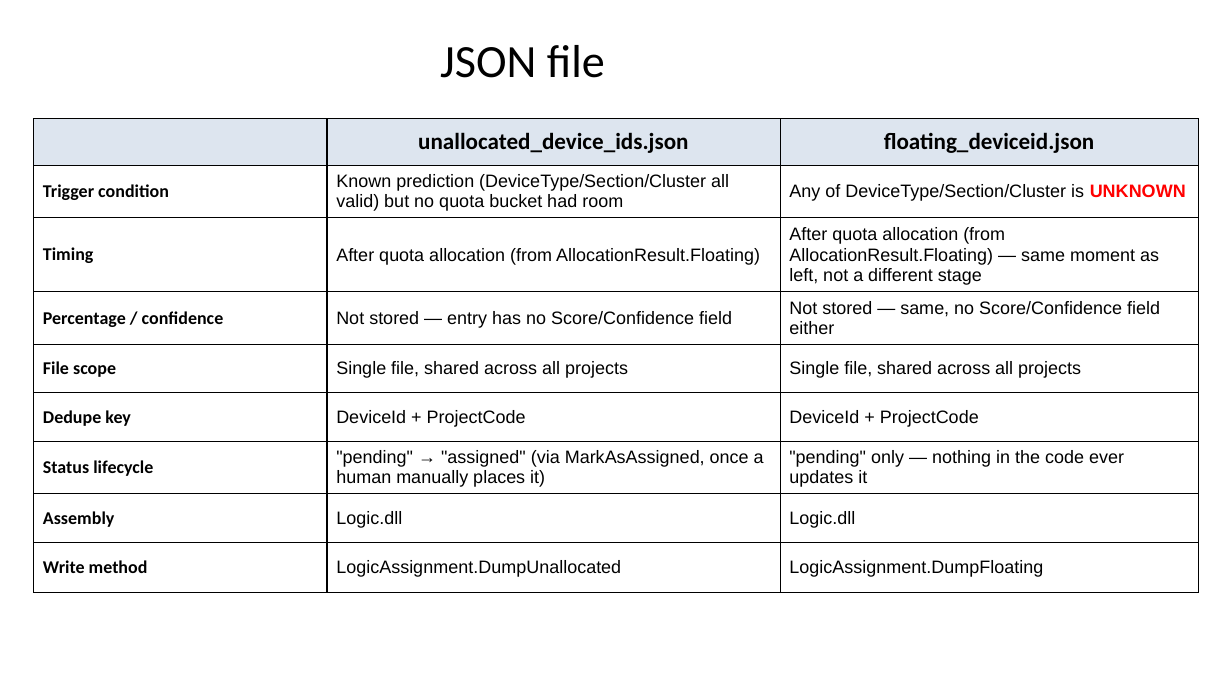
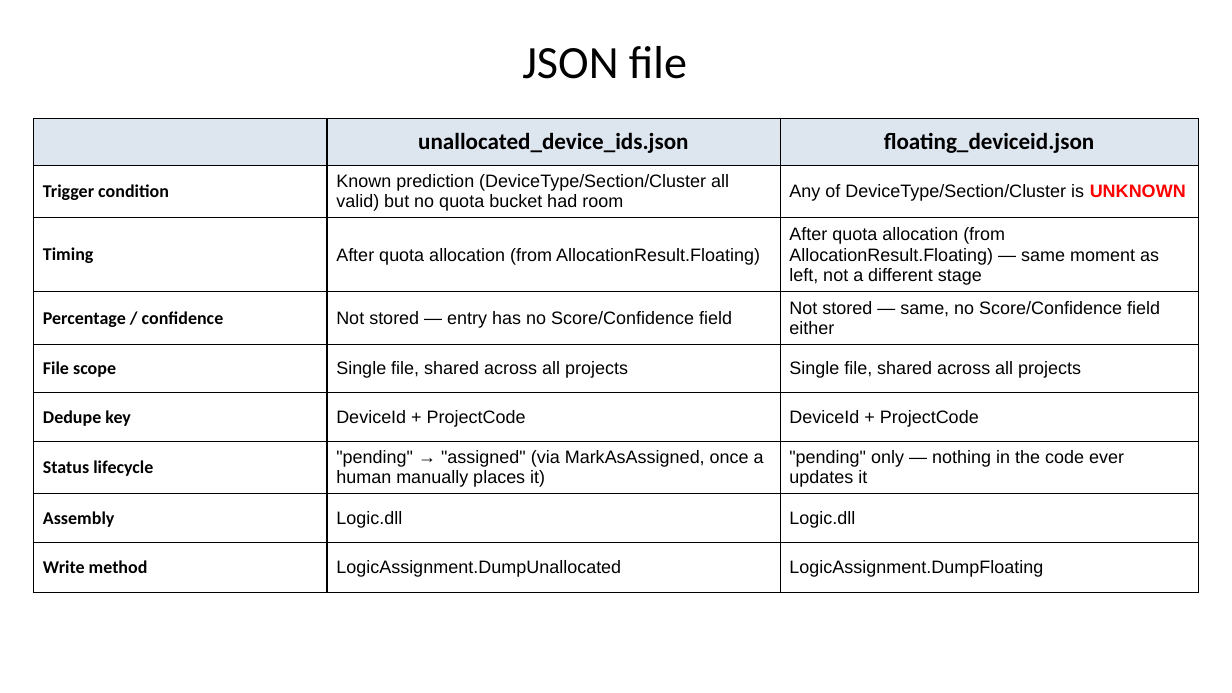
Before and after one commit to Syaziyah30/DeviceCluster, a slide deck: slide 11 of 1.training_model/supplementary/Device Identifier 20260717.pptx (slide 10 before the commit). Drawn at 1232x693 pixels with LibreOffice and Linux fonts; fonts in the diff are those of the drawing. Boxes give left, top, right and bottom in pixels: in the first picture for what was removed or moved away, otherwise in the second. Text is boxed around its words. In the diff, an @@ line names an element or a change of style, - is before the commit and + after.

```diff
--- a/1.training_model/supplementary/Device Identifier 20260717.pptx
+++ b/1.training_model/supplementary/Device Identifier 20260717.pptx
@@ text "JSON file": place and size @@
-text "JSON file" at <box>440,45,605,78</box>
+text "JSON file" at <box>522,46,687,79</box>
```
Also in this commit, not shown: 6 other slides changed, 1 slide added, 3 other files.
